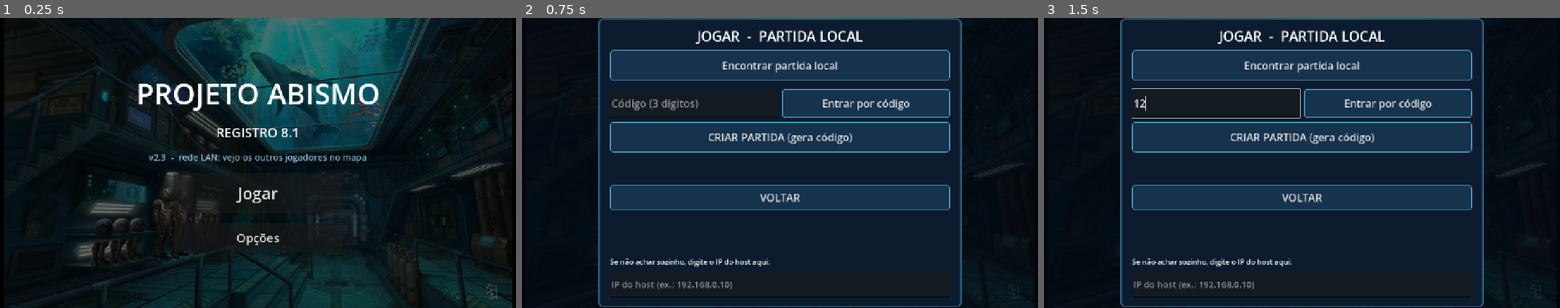
Above: before the commit, frames 1-3 (left to right).
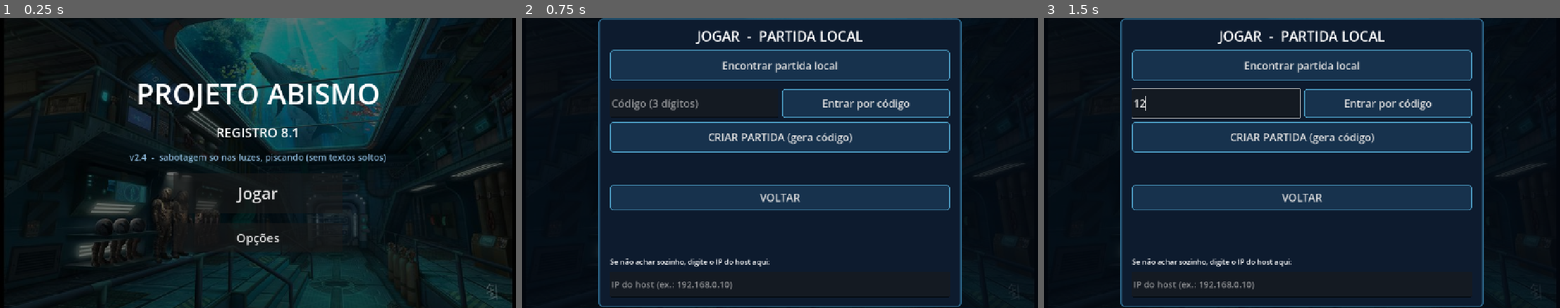
Above: after the commit, the same moments.

Repository: deeadly137/itinerario-spok
Game: Godot game, scene res://scenes/main.tscn
Same seed, same stepped clock (60 frames per second), same inputs: the game is played once before the commit and once after it.
Inputs (mouse positions are in pixels of both pictures, inside the frame that each line leads up to):
- Up to frame 1 (0.25 s): no input
- Up to frame 2 (0.75 s): click "Jogar" at 0.5 s
- Up to frame 3 (1.5 s): click (1214, 102) at 1.27 s; type "12" at 1.35 s

The runs differ from the first frame. In frame 1, 0.7% of the frame differs, in the area x 25-75%, y 46-50%; in frame 2, nothing differs; in frame 3, nothing differs.

Commit message:
v2.4: sabotagem so nas luzes (piscando) e sem textos soltos
- sabotagem automatica vira apenas blecaute de 12s; evento de porta
  bloqueada removido (estava com coordenadas do mapa antigo).
- luzes piscam durante o blecaute (claroes curtos e irregulares).
- removidos os avisos automaticos: 'SABOTAGEM: ...', 'Porta OESTE
  bloqueada!', 'Indo para ...', aviso de papel no inicio e o tutorial.
- versao 2.4 (versionCode 6) para conferir a instalacao no celular.

Diff:
--- a/godot/scripts/game_world.gd
+++ b/godot/scripts/game_world.gd
@@ -17,9 +17,6 @@
 var stations: Dictionary = {}
 var door_rect: ColorRect
 var door_label: Label
-var sabotage_blocker: StaticBody2D = null
-var sabotage_visual: ColorRect = null
-var sabotage_sign: Label = null
 
 
 func rect_at(parent: Node, pos: Vector2, size: Vector2, color: Color) -> ColorRect:
@@ -254,38 +251,3 @@
 		stations[id] = st
 		if id == "probe":
 			st.set_locked(false)
-
-
-## Bloqueio temporário de sabotagem (porta oeste do HALL).
-func set_sabotage_block(active: bool) -> void:
-	if sabotage_blocker:
-		sabotage_blocker.queue_free()
-		sabotage_blocker = null
-	if sabotage_visual:
-		sabotage_visual.queue_free()
-		sabotage_visual = null
-	if sabotage_sign:
-		sabotage_sign.queue_free()
-		sabotage_sign = null
-	if not active:
-		return
-	sabotage_visual = ColorRect.new()
-	sabotage_visual.color = Color("7f1d1d")
-	sabotage_visual.position = Vector2(460, 560)
-	sabotage_visual.size = Vector2(140, 30)
-	add_child(sabotage_visual)
-	sabotage_sign = Label.new()
-	sabotage_sign.text = "BLOQUEADA"
-	sabotage_sign.position = Vector2(468, 528)
-	sabotage_sign.add_theme_font_size_override("font_size", 20)
-	sabotage_sign.add_theme_color_override("font_color", Color(1, 0.5, 0.5))
-	sabotage_sign.mouse_filter = Control.MOUSE_FILTER_IGNORE
-	add_child(sabotage_sign)
-	sabotage_blocker = StaticBody2D.new()
-	var col := CollisionShape2D.new()
-	var rs := RectangleShape2D.new()
-	rs.size = Vector2(140, 30)
-	col.shape = rs
-	col.position = Vector2(530, 575)
-	sabotage_blocker.add_child(col)
-	add_child(sabotage_blocker)
--- a/godot/scripts/main.gd
+++ b/godot/scripts/main.gd
@@ -33,6 +33,9 @@
 var joy_center := Vector2.ZERO
 var sabotage: SabotageSys
 var dark_layer: ColorRect
+var blackout_on := false
+var _flick_t := 0.0
+const DARK_BASE := 0.72
 var hud_top: HBoxContainer
 var hud_tasks: VBoxContainer
 var tap_move := true
@@ -52,8 +55,6 @@
 	sabotage = SabotageSys.new()
 	add_child(sabotage)
 	sabotage.blackout.connect(_on_blackout)
-	sabotage.door_blocked.connect(_on_door_blocked)
-	sabotage.sabotage_toast.connect(func(t: String) -> void: toast(t, 6.0))
 	GameState.task_done.connect(_on_task_done)
 	# Rede: posicoes dos outros e lista de jogadores (o lobby cuida do lobby).
 	NetHub.peer_moved.connect(_on_peer_moved)
@@ -63,24 +64,28 @@
 
 
 func _on_blackout(active: bool) -> void:
+	blackout_on = active
 	if active:
 		if dark_layer == null:
 			dark_layer = ColorRect.new()
-			dark_layer.color = Color(0, 0, 0, 0.55)
+			dark_layer.color = Color(0, 0, 0, DARK_BASE)
 			dark_layer.set_anchors_preset(Control.PRESET_FULL_RECT)
 			dark_layer.mouse_filter = Control.MOUSE_FILTER_IGNORE
 			hud_layer.add_child(dark_layer)
 		dark_layer.visible = true
+		_flick_t = 0.0
 	elif dark_layer:
 		dark_layer.visible = false
 
 
-func _on_door_blocked(_name: String, active: bool) -> void:
-	world.set_sabotage_block(active)
-	if active:
-		toast("Porta OESTE bloqueada! Use a porta LESTE.", 5.0)
-
-
+## Luz falhando: quase sempre escuro, com claroes curtos e irregulares.
+func _next_dark_alpha() -> float:
+	var roll := randf()
+	if roll < 0.14:
+		return 0.05      # a lampada reacende por um instante
+	if roll < 0.38:
+		return 0.40
+	return DARK_BASE
 
 func _build_world() -> void:
 	world = GameWorld.new()
@@ -193,7 +198,7 @@
 	sub.mouse_filter = Control.MOUSE_FILTER_IGNORE
 	vb.add_child(sub)
 	# Versao visivel: serve para conferir no celular se a instalacao pegou.
-	var ver := lbl("v2.3  -  rede LAN: vejo os outros jogadores no mapa", 22)
+	var ver := lbl("v2.4  -  sabotagem so nas luzes, piscando (sem textos soltos)", 22)
 	ver.horizontal_alignment = HORIZONTAL_ALIGNMENT_CENTER
 	ver.add_theme_color_override("font_color", Color(0.55, 0.72, 0.85))
 	ver.mouse_filter = Control.MOUSE_FILTER_IGNORE
@@ -274,13 +279,9 @@
 	hud_layer.visible = true
 	_spawn_remotes()
 	lobby.queue_free()
-	var role_txt := "VOCE E ANIMAL: " + animal.to_upper() + "\nEntrou 10 s antes dos cientistas!"
-	if role == "scientist":
-		role_txt = "VOCE E CIENTISTA\nOs animais ja entraram. Voce entra em 10 s!"
-		player.moving_allowed = false
-	toast(role_txt, 8.0)
 	# vantagem dos animais: entram 10 s antes dos cientistas
 	if role == "scientist":
+		player.moving_allowed = false
 		await get_tree().create_timer(10.0).timeout
 	_start_game()
 
@@ -293,7 +294,6 @@
 	player.moving_allowed = true
 	cam.make_current()
 	sabotage.start()
-	toast("Chegue perto de um objeto e toque USAR! Cuidado com sabotagens...")
 
 
 # ------------------------- REDE (jogadores remotos) -------------------------
@@ -454,6 +454,12 @@
 		toast_timer -= delta
 		if toast_timer <= 0.0:
 			toast_label.visible = false
+	# Blecaute: a luz pisca (claroes curtos) enquanto as luzes estao fora.
+	if blackout_on and dark_layer:
+		_flick_t -= delta
+		if _flick_t <= 0.0:
+			dark_layer.color = Color(0, 0, 0, _next_dark_alpha())
+			_flick_t = randf_range(0.04, 0.26)
 	_update_proximity()
 	# Publica a minha posicao para os outros jogadores (15 Hz, dentro do NetHub).
 	if in_match and world.visible and player.visible:
@@ -620,7 +626,6 @@
 		_open_task(id)
 		return
 	player.go_to(st_pos)
-	toast("Indo para " + String(_stations()[id]["name"]) + "...")
 
 
 func _open_task(id: String) -> void:
--- a/godot/scripts/sabotage.gd
+++ b/godot/scripts/sabotage.gd
@@ -1,18 +1,15 @@
 class_name SabotageSys
 extends Node
-## Sabotagem simulada do "cientista" (sem rede): a cada 60 s sorteia um
-## evento que atrapalha a locomoção. Estável por construção: efeitos com
-## tempo fixo, sem tocar na geometria/colisão (só porta extra + slow).
+## Sabotagem simulada dos "cientistas" (sem rede): a cada 60 s as luzes
+## caem por 12 s. Sem texto na tela — o efeito (a luz falhando) fala por si
+## e o aviso automatico incomodava durante a partida.
 
 signal blackout(active: bool)
-signal door_blocked(name: String, active: bool)
-signal sabotage_toast(text: String)
 
 var active := false
 var timer := 0.0
 const INTERVAL := 60.0
 var blackout_left := 0.0
-var door_left := 0.0
 const DURATION := 12.0
 
 
@@ -26,9 +23,6 @@
 	if blackout_left > 0.0:
 		blackout_left = 0.0
 		blackout.emit(false)
-	if door_left > 0.0:
-		door_left = 0.0
-		door_blocked.emit("porta", false)
 
 
 func _process(delta: float) -> void:
@@ -38,23 +32,8 @@
 		blackout_left -= delta
 		if blackout_left <= 0.0:
 			blackout.emit(false)
-	if door_left > 0.0:
-		door_left -= delta
-		if door_left <= 0.0:
-			door_blocked.emit("porta", false)
 	timer -= delta
 	if timer <= 0.0:
 		timer = INTERVAL
-		_trigger()
-
-
-func _trigger() -> void:
-	var roll := randi() % 2
-	if roll == 0:
 		blackout_left = DURATION
 		blackout.emit(true)
-		sabotage_toast.emit("SABOTAGEM: os cientistas apagaram as luzes por 12 s! Decorem o caminho!")
-	else:
-		door_left = DURATION
-		door_blocked.emit("porta", true)
-		sabotage_toast.emit("SABOTAGEM: porta do HALL bloqueada por 12 s! Contornem pelo outro lado!")
Not shown, changed: godot/export_presets.cfg
